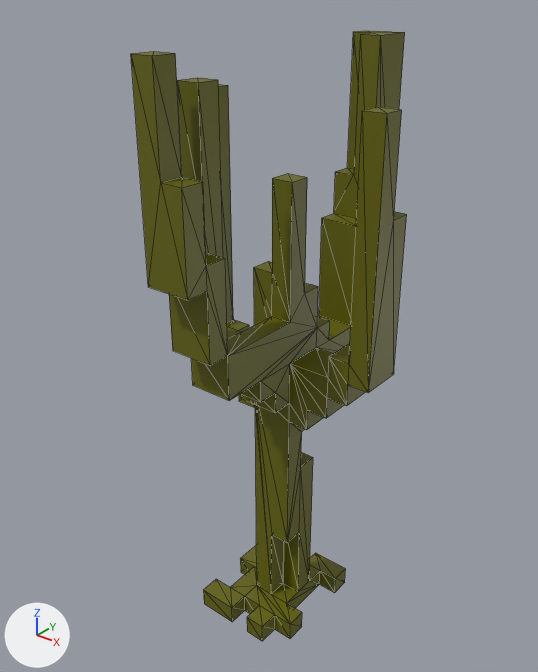
The COLLADA model assets/algae/dae/algae.dae as it was, and as the next commit left it.
One viewpoint serves both versions: a 50 mm lens placed at (1.86, -2.34, 3.03), pointed at (-0.07, 0.06, 1.54). Lighting does not change. The marker at lower left points along +X, +Y and +Z. Mesh edges are drawn as thin lines. Where no turn or scale is listed for an object, it has been applied to the vertices.

Names of what the first picture shows: 'ObjObject'.
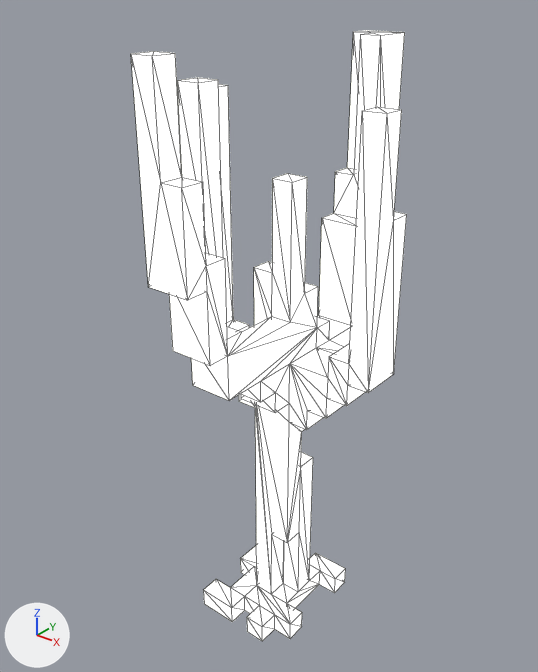
Boxes (x1, y1, x2, y2) around the edits, measured in the pictures (538 x 672 px):
'ObjObject', surface changed (yellow to white)
    both: (131, 30, 407, 641)

The change in detail:
In material 'palette' (mat_palette), emission_strength is now set to 1.0.
